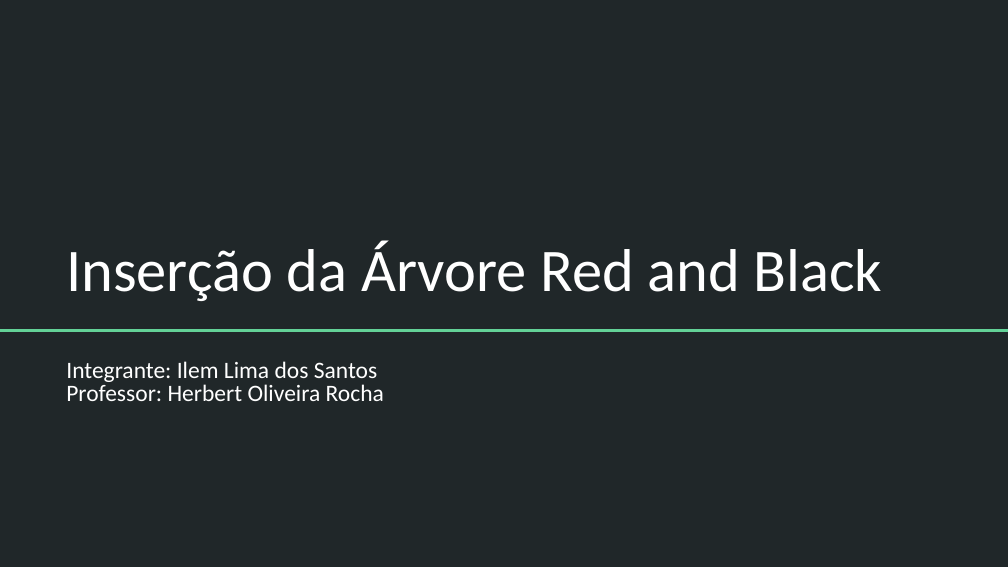
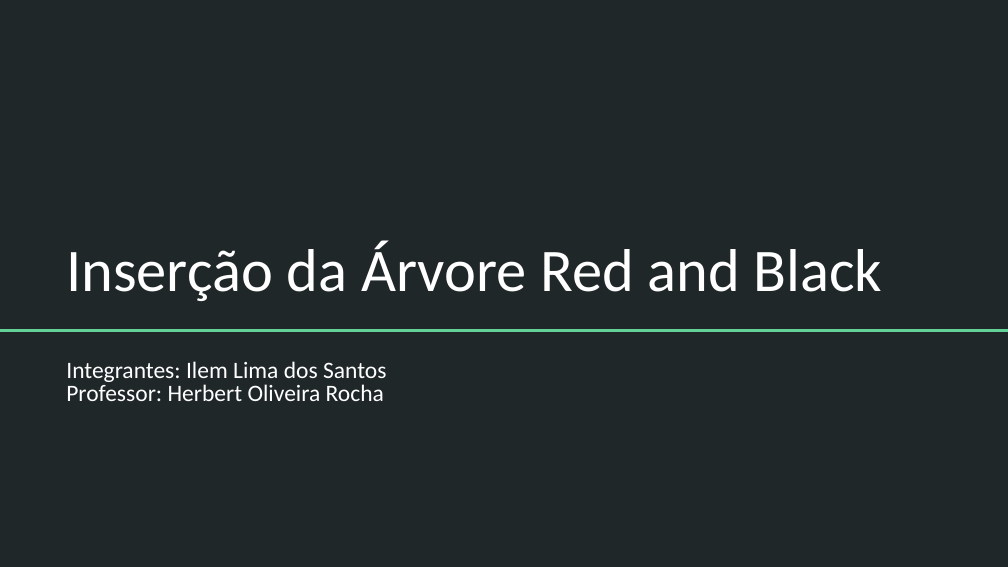
Before and after one commit to IlemSantos/IlemSantos_ws_AA_RR_2022, a slide deck: slide 1 of Seminário Apresentação.pptx. Drawn at 1008x567 pixels with LibreOffice and Linux fonts; fonts in the diff are those of the drawing. Boxes give left, top, right and bottom in pixels: in the first picture for what was removed or moved away, otherwise in the second. Text is boxed around its words. In the diff, an @@ line names an element or a change of style, - is before the commit and + after.

```diff
--- a/Seminário Apresentação.pptx
+++ b/Seminário Apresentação.pptx
@@ subtitle at <box>66,361,386,386</box>: text changed @@
-Integrante: Ilem Lima dos Santos
+Integrantes: Ilem Lima dos Santos
```
Also in this commit, not shown: 1 other slide changed, 1 slide added, 1 slide removed, 5 other files.
